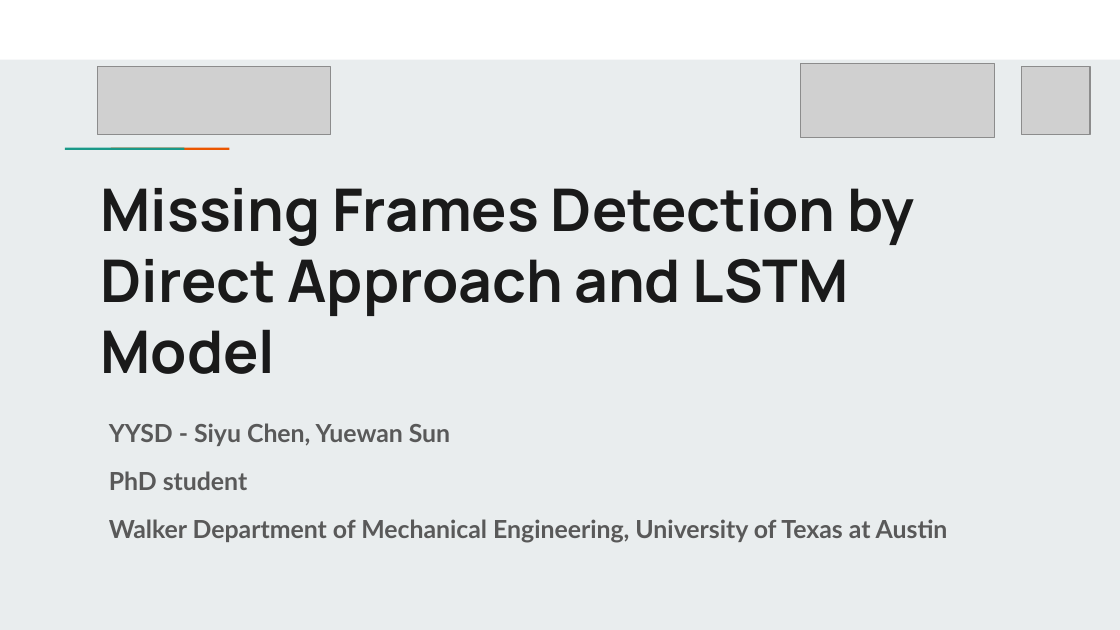
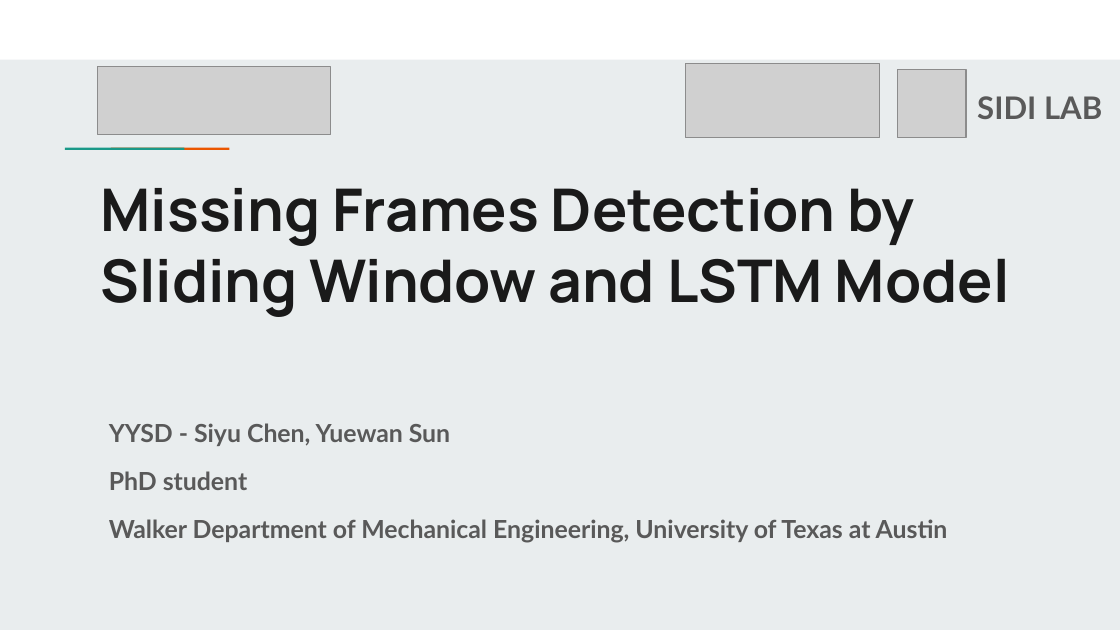
Before and after one commit to YuewanSun/Hackathon_IDETC2024, a slide deck: slide 1 of Hackathon_NIST.pptx. Drawn at 1120x630 pixels with LibreOffice and Linux fonts; fonts in the diff are those of the drawing; grey boxes stand for pictures. Boxes give left, top, right and bottom in pixels: in the first picture for what was removed or moved away, otherwise in the second. Text is boxed around its words. In the diff, an @@ line names an element or a change of style, - is before the commit and + after.

```diff
--- a/Hackathon_NIST.pptx
+++ b/Hackathon_NIST.pptx
@@ picture: place and size @@
-picture at <box>801,64,995,138</box>
+picture at <box>685,64,879,138</box>
@@ picture: place and size @@
-picture at <box>1021,67,1090,136</box>
+picture at <box>898,69,967,138</box>
@@ text added at <box>977,96,1102,119</box>, 20 pt, text #595959, bold @@
+SIDI LAB
@@ title at <box>101,188,1010,317</box>: text changed @@
-Missing Frames Detection by Direct Approach and LSTM Model
+Missing Frames Detection by Sliding Window and LSTM Model
```
Also in this commit, not shown: 11 other slides changed, 2 slides added, 1 slide removed.
